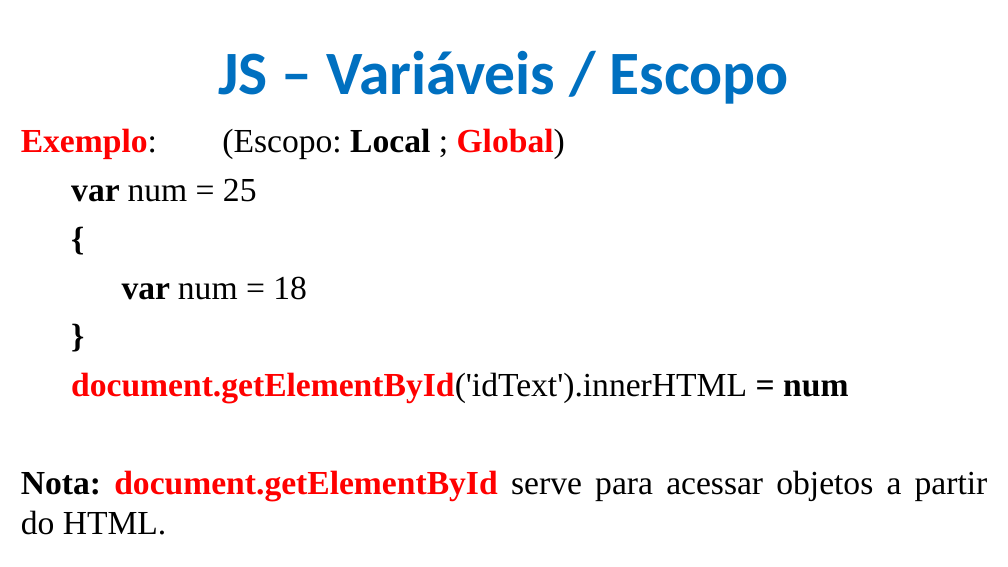
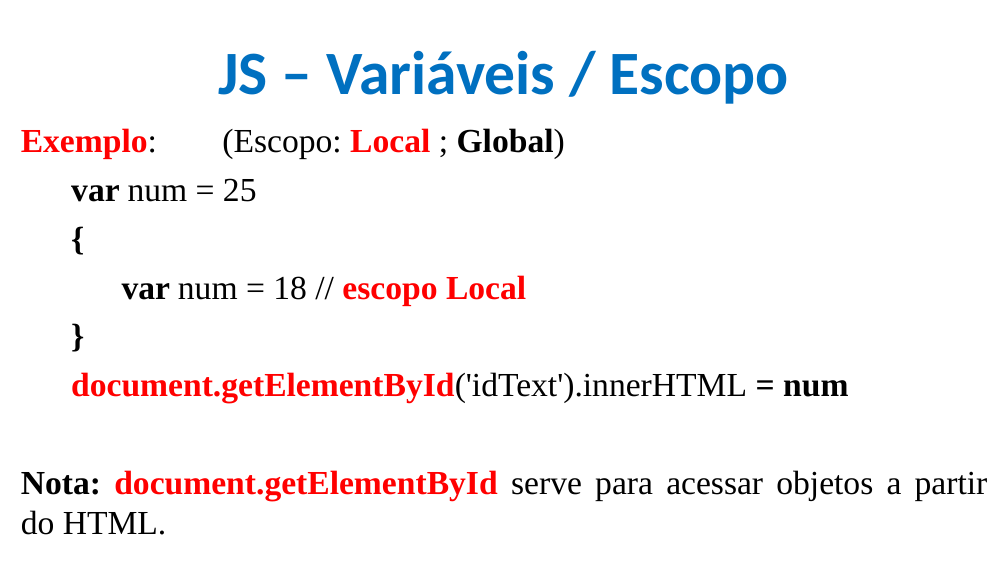
Before and after one commit to CloudEducationBrazil/WydenDesenvolvimentoWebPHP, a slide deck: slide 3 of 01 Classes/Aula 09 Desenvolvimento Web PHP - JS.pptx. Drawn at 1008x567 pixels with LibreOffice and Linux fonts; fonts in the diff are those of the drawing; background and template pictures are left out. Boxes give left, top, right and bottom in pixels: in the first picture for what was removed or moved away, otherwise in the second. Text is boxed around its words. In the diff, an @@ line names an element or a change of style, - is before the commit and + after.

```diff
--- a/01 Classes/Aula 09 Desenvolvimento Web PHP - JS.pptx
+++ b/01 Classes/Aula 09 Desenvolvimento Web PHP - JS.pptx
@@ text at (x1=21, y1=128, x2=565, y2=159): text colour #000000 to #FF0000 in "Local"; text colour #FF0000 to #000000 in "Global)" @@
@@ text at (x1=122, y1=275, x2=526, y2=305): text changed; bold on @@
-var num = 18
+var num = 18 // escopo Local
```
Also in this commit, not shown: 1 other slide changed.
